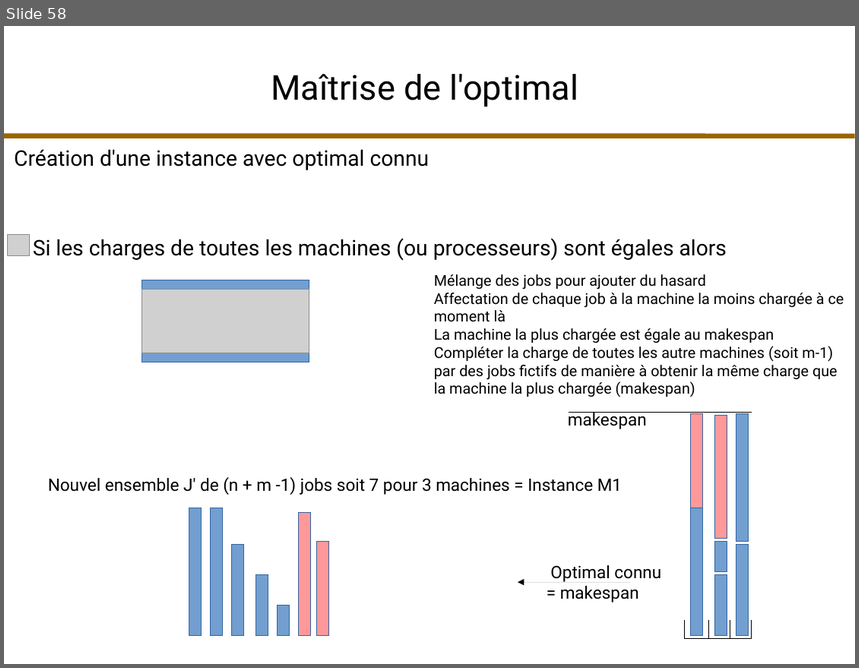
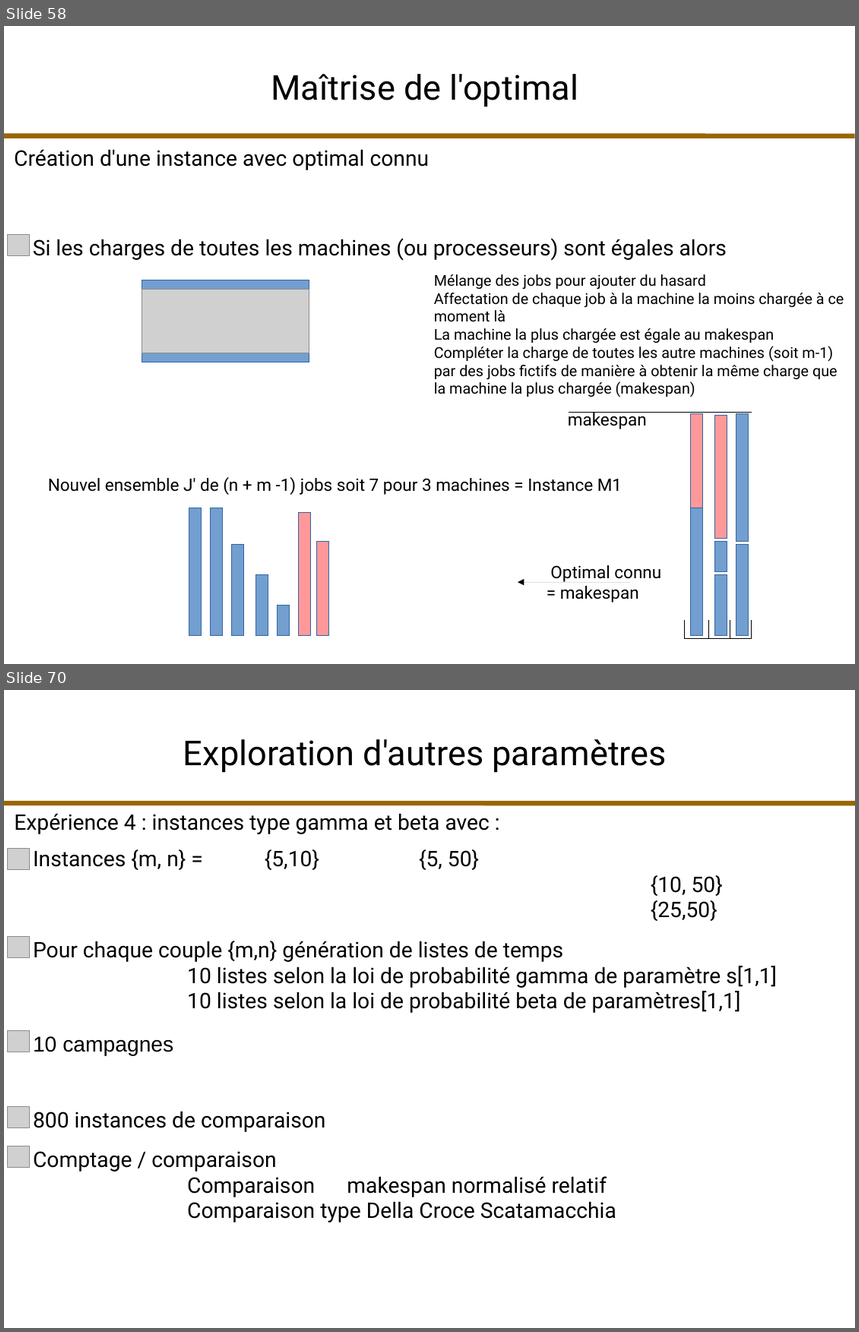
Before and after one commit to fColas68/eprLPT, a slide deck: presentation/presentation.odp. Shown one above the other, each under a label of ours: slide 58 before the commit, slides 58 and 70 after it; the slides between them are not shown. The pictures are 859x668 and 859x1332 pixels, drawn with LibreOffice and Linux fonts; fonts in the diff are those of the drawing; grey boxes stand for pictures. Boxes give left, top, right and bottom in pixels: in the first picture for what was removed or moved away, otherwise in the second. Text is boxed around its words. In the diff, an @@ line names an element or a change of style, - is before the commit and + after.

```diff
--- a/presentation/presentation.odp
+++ b/presentation/presentation.odp
@@ slide 70 added at box(4, 690, 855, 1328), background #FFFFFF @@
@@ title added at box(183, 739, 667, 773), 32 pt, text #000000 @@
+Exploration d'autres paramètres
@@ line added from (4, 803) to (855, 803), #996600 4.51 pt @@
@@ text added at box(14, 813, 490, 834), 20 pt, text #000000 @@
+Expérience 4 : instances type gamma et beta avec :
@@ picture added at box(7, 848, 29, 870) @@
@@ text added at box(33, 850, 723, 921), 20 pt, text #000000 @@
+Instances {m, n} = {5,10} {5, 50}
+{10, 50}
+{25,50}
@@ picture added at box(7, 936, 29, 958) @@
@@ text added at box(33, 941, 777, 1013), 20 pt, text #000000 @@
+Pour chaque couple {m,n} génération de listes de temps
+10 listes selon la loi de probabilité gamma de paramètre s[1,1]
+10 listes selon la loi de probabilité beta de paramètres[1,1]
@@ picture added at box(7, 1030, 29, 1053) @@
@@ text added at box(33, 1037, 173, 1056), 20 pt, text #000000 @@
+10 campagnes
@@ picture added at box(7, 1106, 29, 1128) @@
@@ text added at box(33, 1111, 325, 1132), 20 pt, text #000000 @@
+800 instances de comparaison
@@ picture added at box(7, 1147, 29, 1168) @@
@@ text added at box(33, 1151, 617, 1223), 20 pt, text #000000 @@
+Comptage / comparaison
+Comparaison makespan normalisé relatif
+Comparaison type Della Croce Scatamacchia
```
Also in this commit, not shown: 3 slides changed, 24 other slides added, 1 slide removed.
